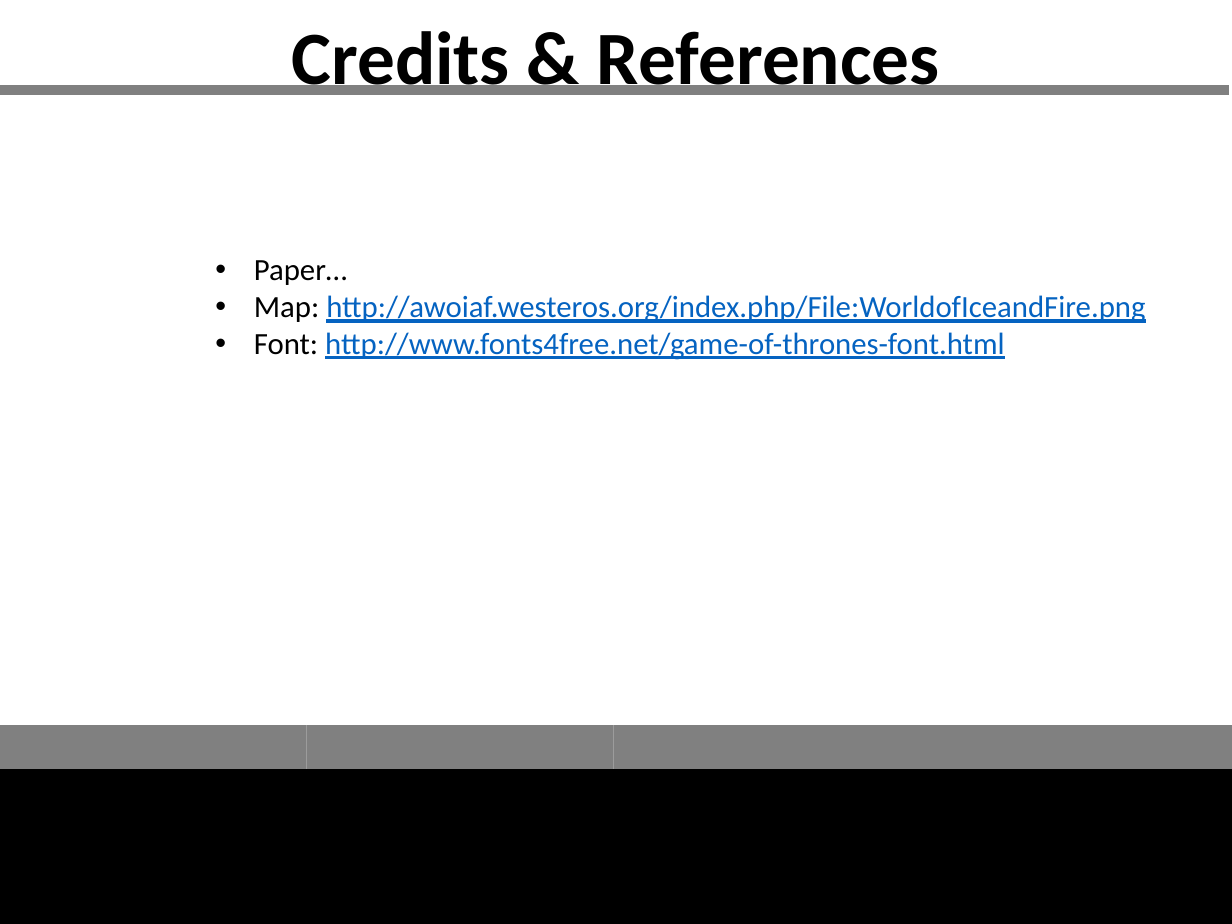
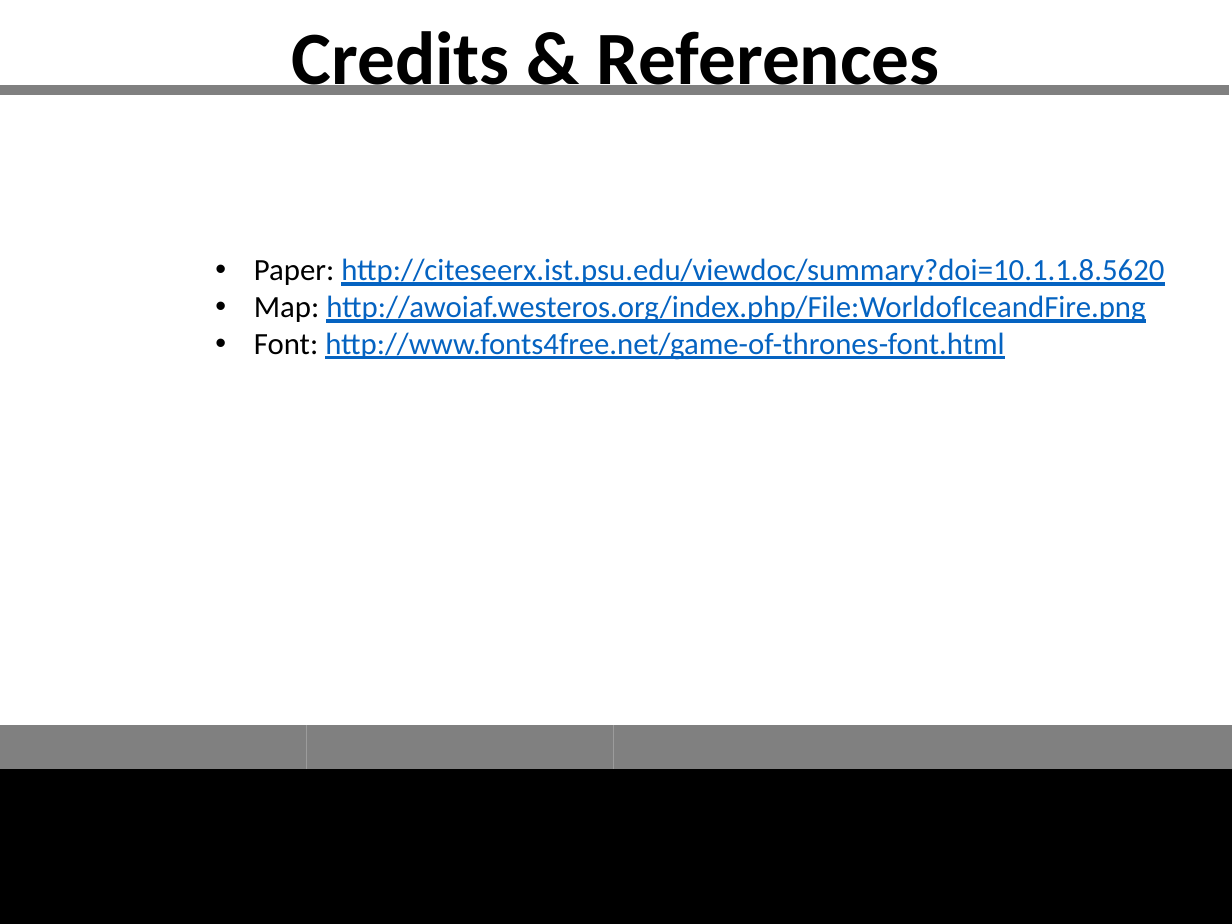
Before and after one commit to GraffL/talk-online-tsp, a slide deck: slide 21 of Präsentation43.pptx. Drawn at 1232x924 pixels with LibreOffice and Linux fonts; fonts in the diff are those of the drawing. Boxes give left, top, right and bottom in pixels: in the first picture for what was removed or moved away, otherwise in the second. Text is boxed around its words. In the diff, an @@ line names an element or a change of style, - is before the commit and + after.

```diff
--- a/Präsentation43.pptx
+++ b/Präsentation43.pptx
@@ text at (254,258,1164,286): text changed; text colour #000000 to #0563C1 @@
-• Paper…
+• Paper: http://citeseerx.ist.psu.edu/viewdoc/summary?doi=10.1.1.8.5620
```
Also in this commit, not shown: 1 other slide changed.
